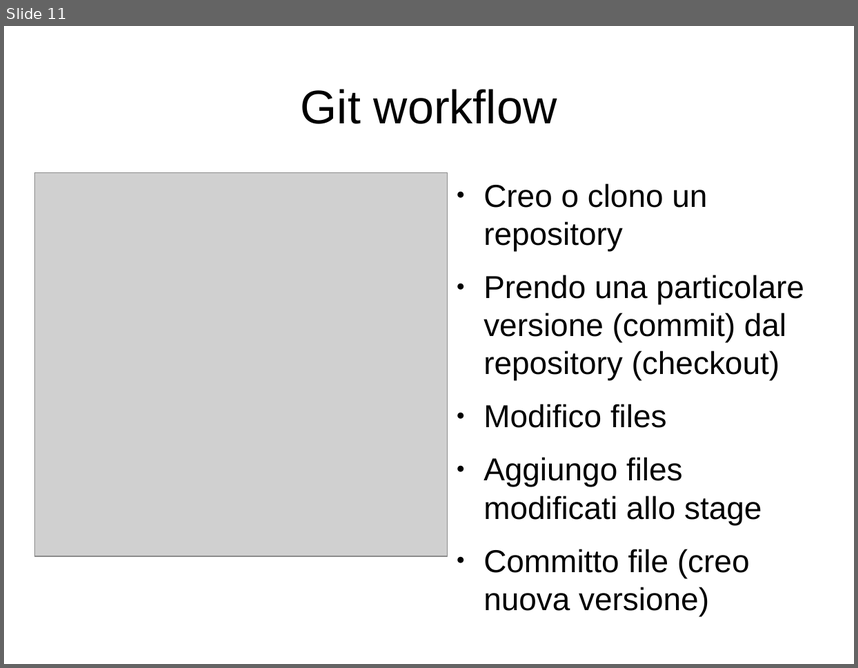
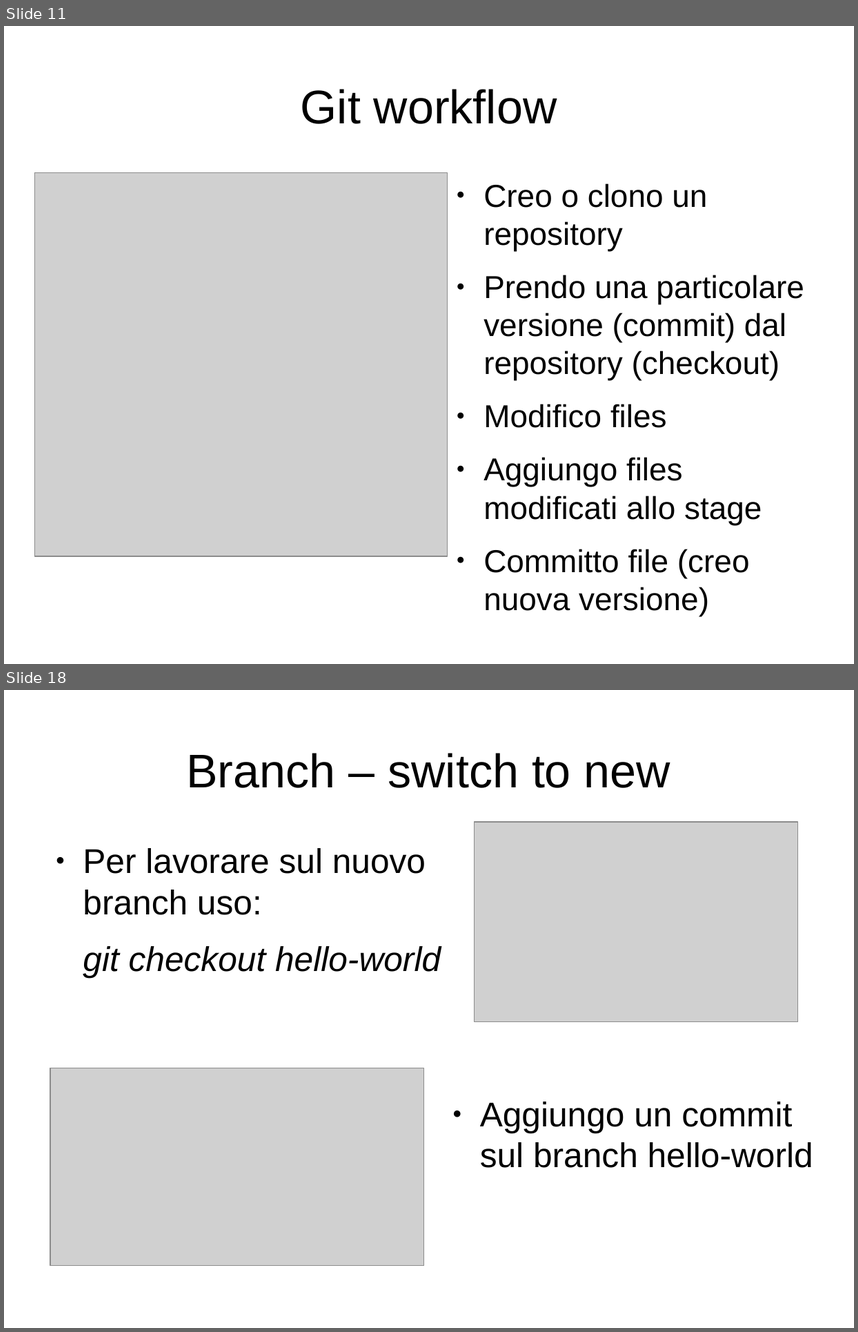
Before and after one commit to lucamariani/corso_diapositive, a slide deck: lez1.odp. Shown one above the other, each under a label of ours: slide 11 before the commit, slides 11 and 18 after it; the slides between them are not shown. The pictures are 858x668 and 858x1332 pixels, drawn with LibreOffice and Linux fonts; fonts in the diff are those of the drawing; grey boxes stand for pictures. Boxes give left, top, right and bottom in pixels: in the first picture for what was removed or moved away, otherwise in the second. Text is boxed around its words. In the diff, an @@ line names an element or a change of style, - is before the commit and + after.

```diff
--- a/lez1.odp
+++ b/lez1.odp
@@ slide 18 added at (4, 690, 854, 1328), background #FFFFFF @@
@@ title added at (186, 753, 671, 788), 44 pt, text #000000 @@
+Branch – switch to new
@@ picture added at (475, 822, 799, 1022) @@
@@ text added at (83, 848, 441, 977), 32 pt, text #000000 @@
+● Per lavorare sul nuovo branch uso:
+git checkout hello-world
@@ picture added at (50, 1068, 424, 1265) @@
@@ text added at (480, 1101, 813, 1167), 32 pt, text #000000 @@
+● Aggiungo un commit sul branch hello-world
```
Also in this commit, not shown: 2 slides changed, 7 other slides added.
